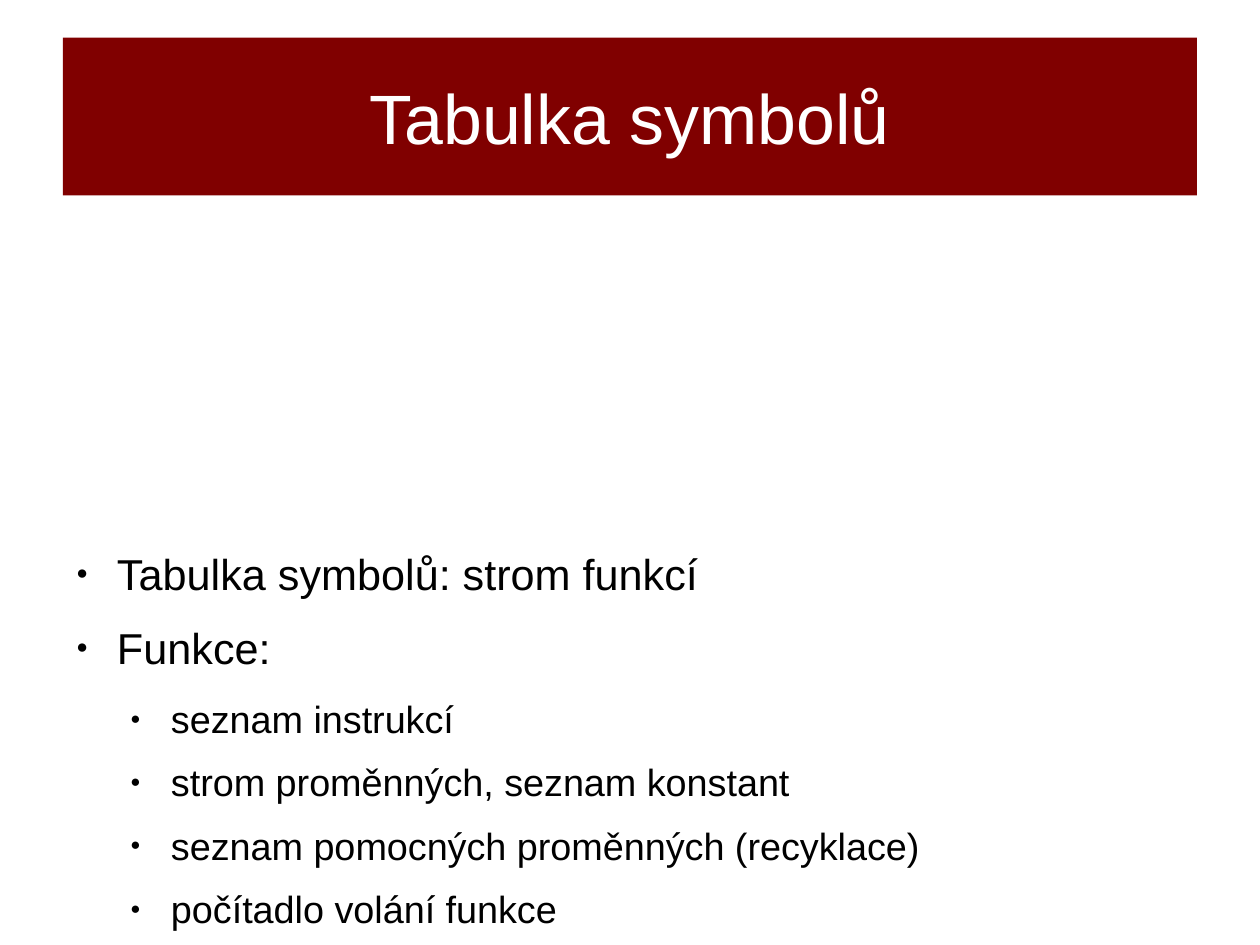
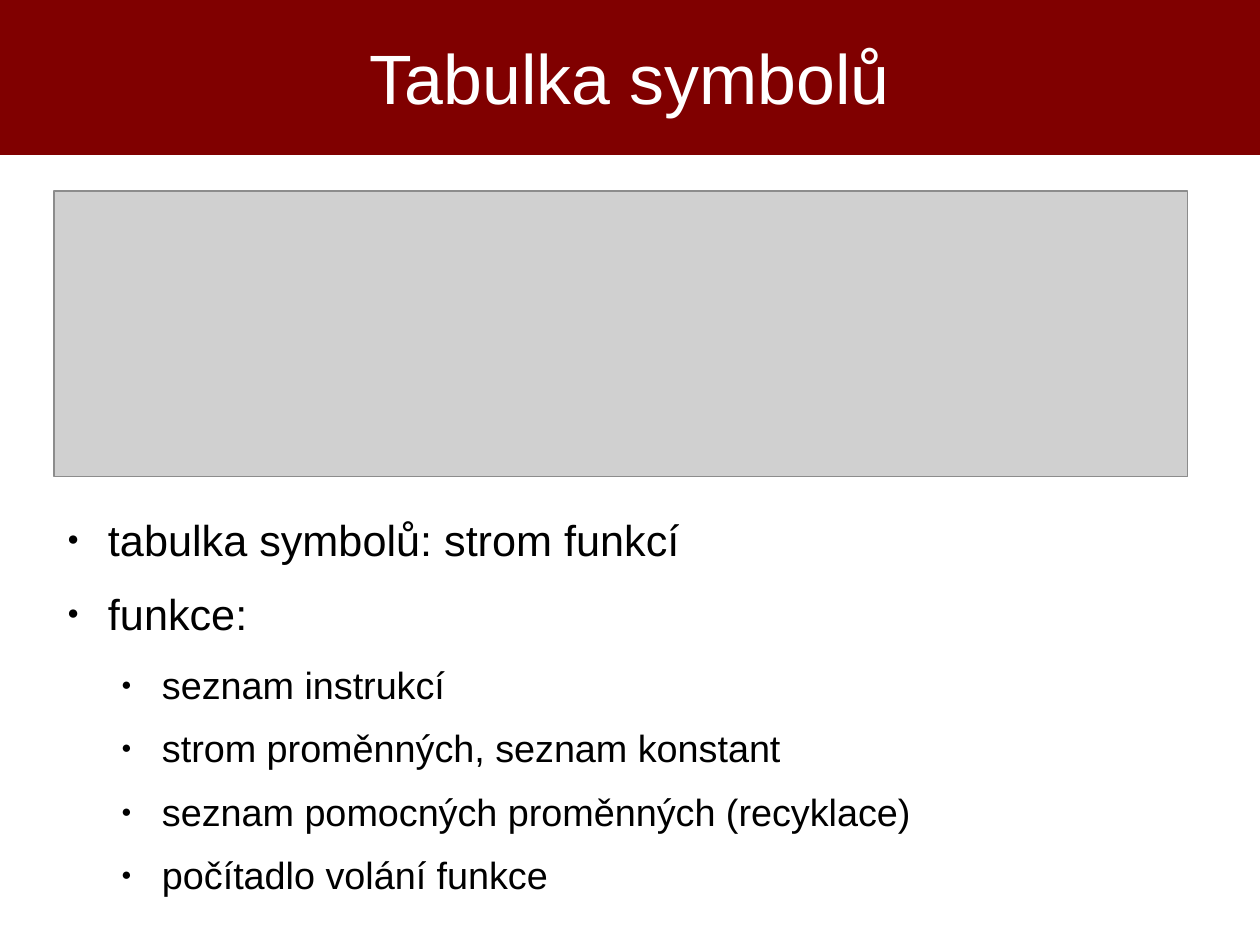
Before and after one commit to poncovka/ifj-interpret, a slide deck: slide 3 of obhajoba/xtrkal00.odp. Drawn at 1260x945 pixels with LibreOffice and Linux fonts; fonts in the diff are those of the drawing; grey boxes stand for pictures. Boxes give left, top, right and bottom in pixels: in the first picture for what was removed or moved away, otherwise in the second. Text is boxed around its words. In the diff, an @@ line names an element or a change of style, - is before the commit and + after.

```diff
--- a/obhajoba/xtrkal00.odp
+++ b/obhajoba/xtrkal00.odp
@@ title "Tabulka symbolů": place and size @@
-title "Tabulka symbolů" at [63, 38, 1197, 196]
+title "Tabulka symbolů" at [0, 0, 1260, 155]
@@ picture added at [54, 191, 1188, 477] @@
@@ text "tabulka symbolů: strom funkcí": place and size @@
-text "tabulka symbolů: strom funkcí" at [117, 555, 919, 930]
+text "tabulka symbolů: strom funkcí" at [108, 521, 910, 896]
@@ text at [108, 521, 679, 631]: text changed @@
-● Tabulka symbolů: strom funkcí
-● Funkce:
+● tabulka symbolů: strom funkcí
+● funkce:
```
Also in this commit, not shown: 10 other slides changed, 1 slide added, 1 slide removed.
